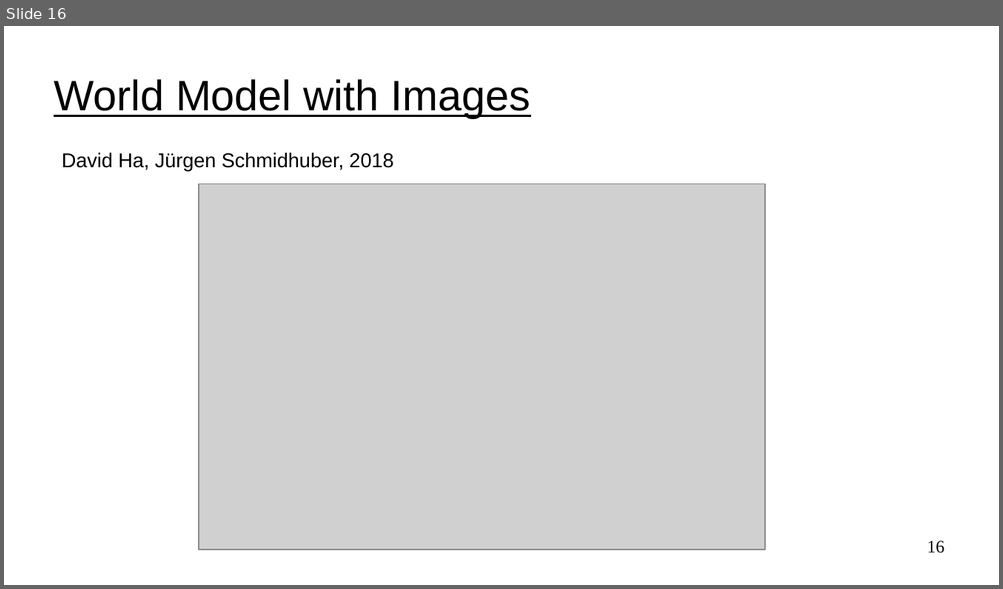
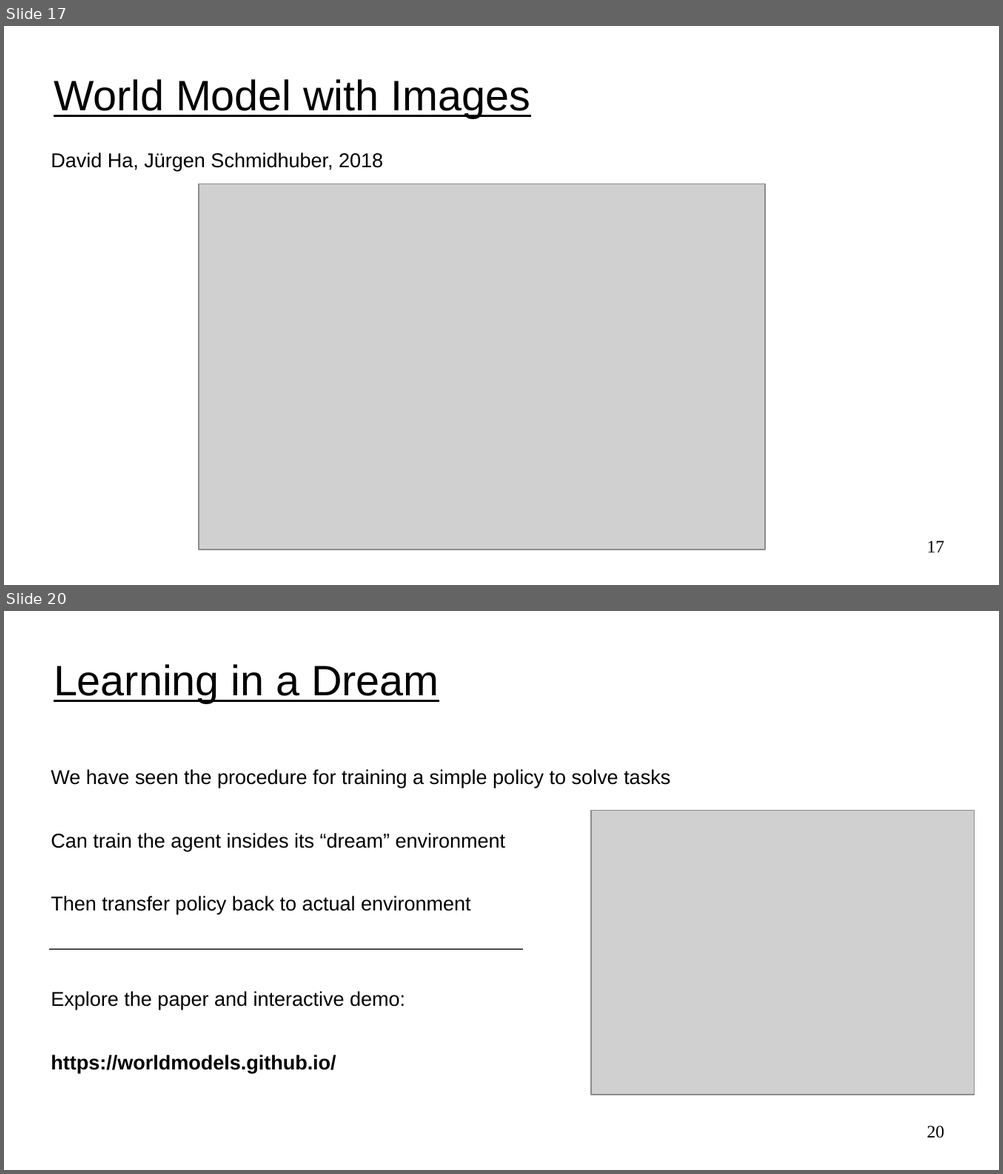
Before and after one commit to jackburke12/applied_reinforcement_learning, a slide deck: 10_model_based_rl/model_based_rl.ppt. Shown one above the other, each under a label of ours: slide 16 before the commit, slides 17 and 20 after it; the slides between them are not shown. The pictures are 1003x589 and 1003x1174 pixels, drawn with LibreOffice and Linux fonts; fonts in the diff are those of the drawing; grey boxes stand for pictures. Boxes give left, top, right and bottom in pixels: in the first picture for what was removed or moved away, otherwise in the second. Text is boxed around its words. In the diff, an @@ line names an element or a change of style, - is before the commit and + after.

```diff
--- a/10_model_based_rl/model_based_rl.ppt
+++ b/10_model_based_rl/model_based_rl.ppt
@@ slide 20 added at [4, 611, 999, 1170], background #FFFFFF @@
@@ title added at [54, 664, 438, 703], 34 pt, text #000000, underline @@
+Learning in a Dream
@@ text added at [51, 769, 670, 1073], 16 pt, text #000000 @@
+We have seen the procedure for training a simple policy to solve tasks
+Can train the agent insides its “dream” environment
+Then transfer policy back to actual environment
+Explore the paper and interactive demo:
+https://worldmodels.github.io/
@@ picture added at [592, 811, 974, 1096] @@
@@ line added from (49, 949) to (523, 949), #000000 0.74 pt @@
@@ page number added at [927, 1126, 945, 1139], 14 pt, text #000000 @@
+20
@@ what was slide 16 is now slide 17 @@
@@ slide 17 changed as well @@
@@ text "David Ha, Jürgen Schmidhuber, 2018": place and size @@
-text "David Ha, Jürgen Schmidhuber, 2018" at [62, 153, 393, 171]
+text "David Ha, Jürgen Schmidhuber, 2018" at [51, 153, 383, 171]
@@ page number at [927, 541, 945, 553]: text changed @@
-16
+17
```
Also in this commit, not shown: 4 other slides changed, 3 other slides added, 1 other file.
